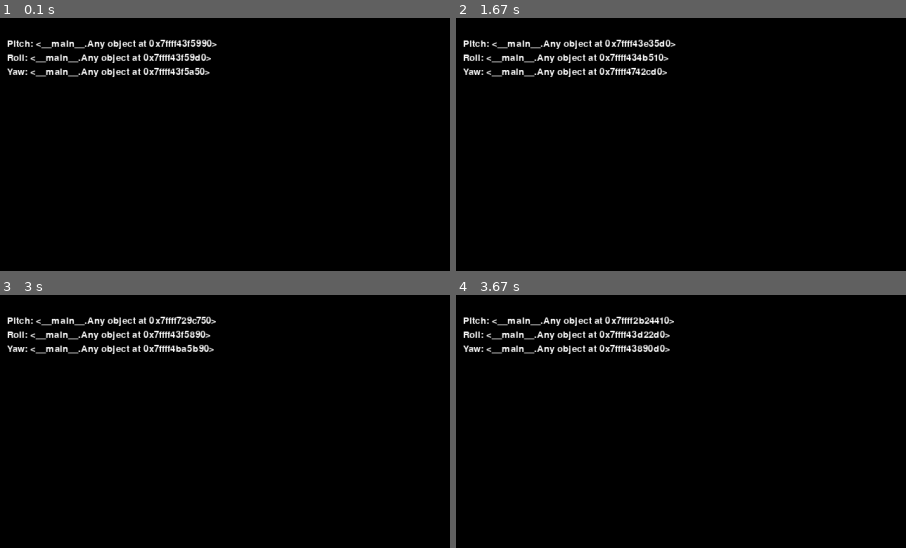
Above: before the commit, frames 1-4 (two rows, left to right).
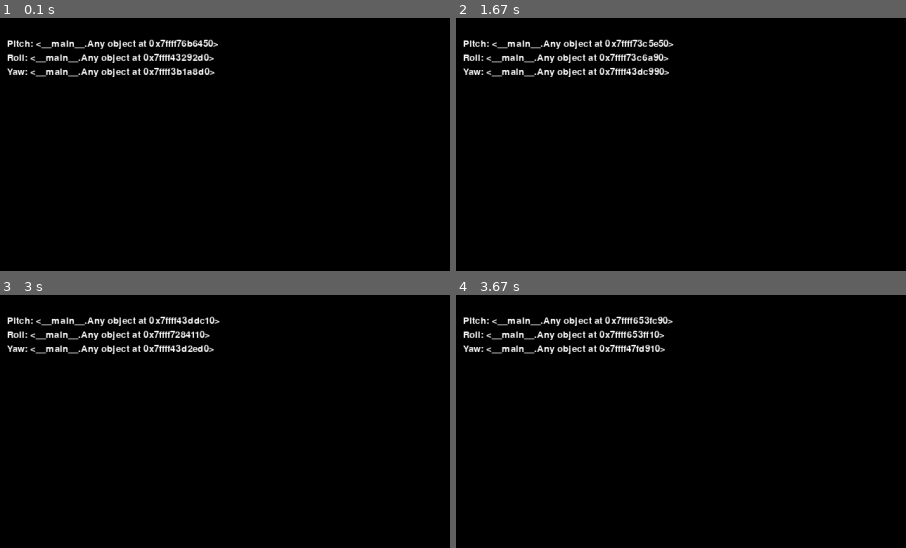
Above: after the commit, the same moments.

Repository: CiaranMerritt/Raspberry-Pi-Sense-Hat-Projects
Game: pygame game, started from test.py
Two runs of this game, one before a commit and one after it. Both use one fixed random seed, a clock stepped at 60 frames per second and the inputs below.
Inputs:
- Up to frame 1 (0.1 s): no input
- Up to frame 2 (1.67 s): tap Enter at 0.33 s
- Up to frame 3 (3 s): tap Space at 1.67, 2.07, 2.37, 2.57, 2.9 s
- Up to frame 4 (3.67 s): tap Space at 3.2, 3.4 s
The pictures show only the part of the screen within x 0-50%, y 0-50%; the shares and areas given below are measured in that part.

The runs differ from the first frame. In frame 1, 0.6% of the frame differs, in the area x 37-49%, y 8-23%; in frame 2, 0.5%; in frame 3, 0.6%; in frame 4, 0.6%.

Commit message:
refactor: Changing the test script to use the new pygame display class

Diff:
--- a/test.py
+++ b/test.py
@@ -1,4 +1,4 @@
-from pygame_display_class import PygameDisplay
+from modules.pygame_display import PygameDisplay
 
 # Example file showing a circle moving on screen
 
Renamed: pygame_display_class.py -> modules/pygame_display.py
